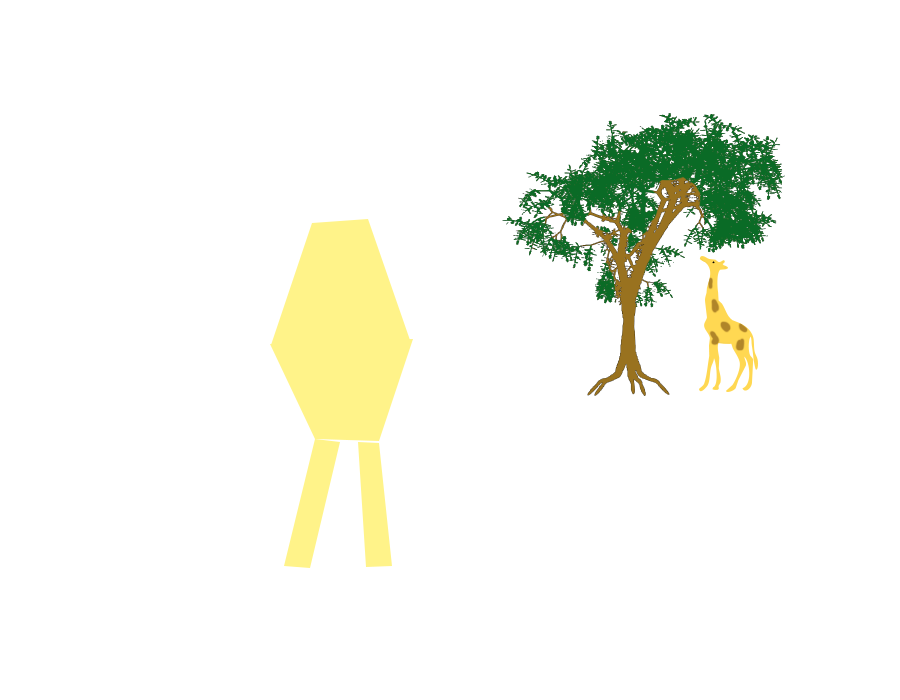
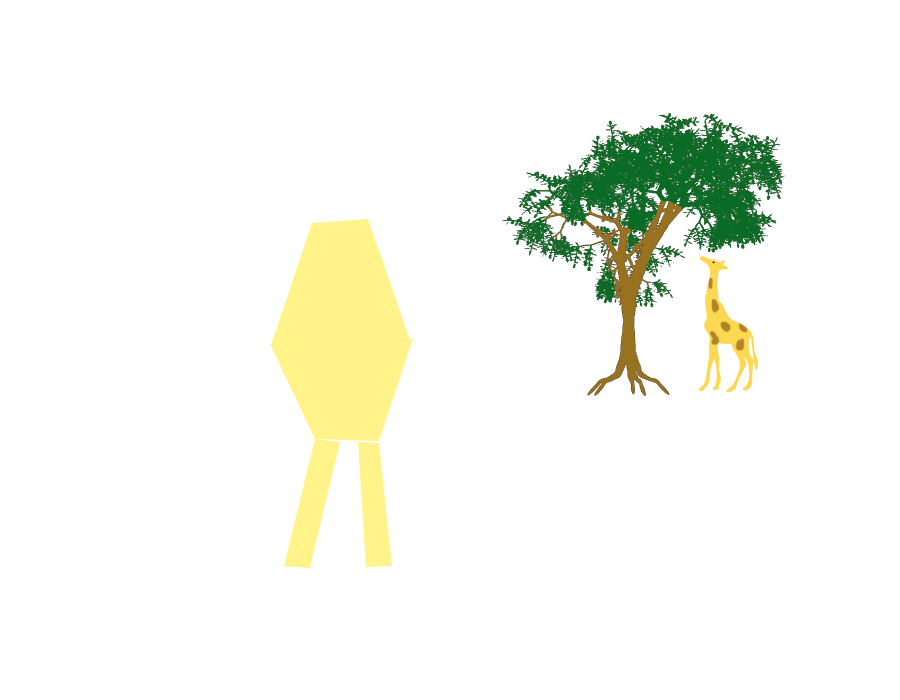
The second (900, 700) image is a revision of the first. Changes to its layers:
painted on "Layer 1" over [left=652, top=176, right=705, bottom=230]
